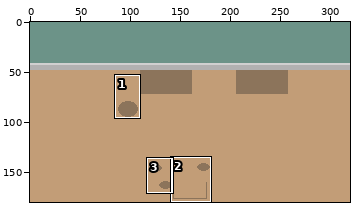
File history of a pixel-art file, Assets/concept.aseprite. The picture above shows the old version from afar; the outline marks the close-up.
Close-up. The starting point:
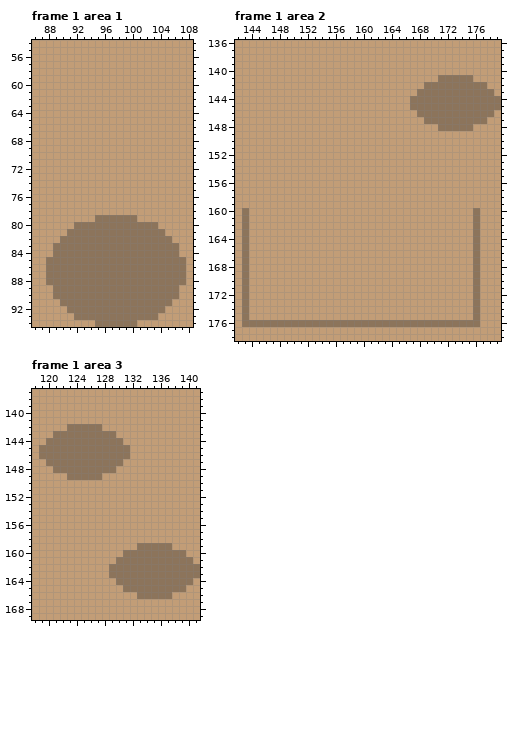
320x180 pixels, 2 frames. Colours within 5 levels of each other are drawn and written as one. Shown: frame 1 area 1: x 86..108, y 54..94; frame 1 area 2: x 142..179, y 136..178; frame 1 area 3: x 118..141, y 137..169. The commit also changed other frames or places, which this record leaves out.
After the commit:
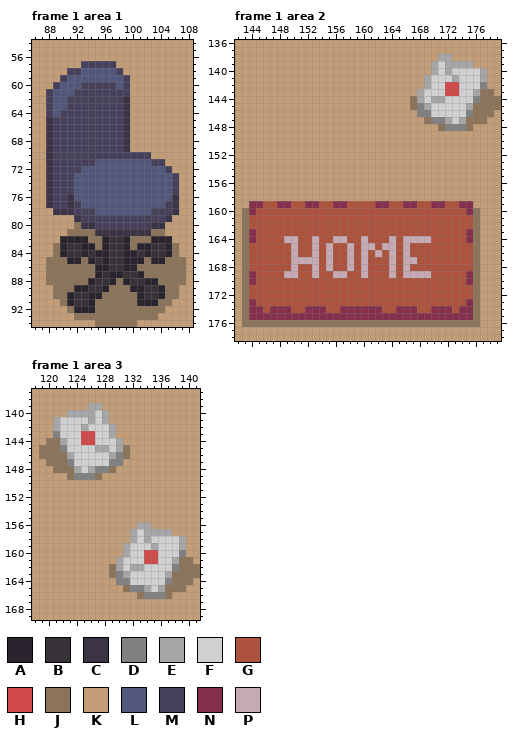
Palette (. is transparent): A #29242d  B #383338  C #3b3346  D #818181  E #a6a6a6  F #d0d0d0  G #ad523c  H #d04a4a  J #8c745b  K #c29d77  L #52577c  M #47405b  N #84304c  P #c6abb4
Change:
layer "Layer 1" now shown
Frame 1 area 1, layer "Layer 1":
y 57: x 93..97 KKKKK -> MMMMM
y 58: x 91..98 KKKKKKKK -> MMLLLLLM
y 59: x 90..99 KKKKKKKKKK -> MLLLLLLLLM
y 60: x 89..99 KKKKKKKKKKK -> MLLLMMMMMLM
y 61: x 88..99 KKKKKKKKKKKK -> MLLLMMMMMMMM
y 62..63: x 88..99 KKKKKKKKKKKK -> MLLMMMMMMMMC
y 64: x 88..99 KKKKKKKKKKKK -> MLMMMMMMMMMC
y 65..69: x 88..99 KKKKKKKKKKKK -> CMMMMMMMMMMC
y 70: x 88..102 KKKKKKKKKKKKKKK -> CMMMMMMMMMMMMMM
y 71: x 88..104 KKKKKKKKKKKKKKKKK -> CMMMMMMLLLLLLLLMM
y 72: x 88..105 KKKKKKKKKKKKKKKKKK -> CMMMMLLLLLLLLLLLLM
y 73..75: x 88..106 KKKKKKKKKKKKKKKKKKK -> CMMMLLLLLLLLLLLLLLM
y 76: x 88..106 KKKKKKKKKKKKKKKKKKK -> CMMCLLLLLLLLLLLLLLC
y 77: x 88..106 KKKKKKKKKKKKKKKKKKK -> CMMCMLLLLLLLLLLLLMC
y 78: x 89..106 KKKKKKKKKKKKKKKKKK -> CCCMMMLLLLLLLLMMMC
y 79: x 92..105 KKKJJJJJJKKKKK -> CMMMMMMMMMMMMC
y 80: x 93..104 JJJJJJJJJJJK -> CCMMMMMMMMCC
y 81: x 95..102 JJJJJJJJ -> CCCCCCCC
y 82: x 90..93 JJJJ -> AAAA; x 96..99 JJJJ -> ABBA; x 103..105 JJJ -> AAA
y 83: x 90..94 JJJJJ -> ABBAA; x 96..99 JJJJ -> ABBA; x 101..105 JJJJJ -> AABBA
y 84: x 90..105 JJJJJJJJJJJJJJJJ -> ABBABAABBAABABBA
y 85: x 91..92 JJ -> AA; x 94..101 JJJJJJJJ -> ABABBAAA; x 103..104 JJ -> AA
y 86: x 95..100 JJJJJJ -> AABBAA
y 87: x 95..101 JJJJJJJ -> ABAABBA
y 88: x 94..97 JJJJ -> ABBA; x 99..103 JJJJJ -> ABBAA
y 89: x 92..96 JJJJJ -> AABBA; x 100..104 JJJJJ -> AABBA
y 90: x 91..95 JJJJJ -> ABBAA; x 101..104 JJJJ -> ABBA
y 91: x 91..94 JJJJ -> ABBA; x 101..103 JJJ -> AAA
y 92: x 92..94 JJJ -> AAA
Frame 1 area 2, layer "Layer 1":
y 138: x 171..172 KK -> EE
y 139: x 170..175 KKKKKK -> EFEEEE
y 140: x 170..177 KKKKKKKK -> EFEFFFFE
y 141: x 169..177 KKJJJJJKK -> EFFFEFFFE
y 142: x 169..177 JJJJJJJJJ -> EFFHHFFFD
y 143: x 168..176 JJJJJJJJJ -> EFFFHHFFE
y 144: x 168..176 JJJJJJJJJ -> EFEEFFFFD
y 145: x 168..175 JJJJJJJJ -> DEFFFFFE
y 146: x 168..175 JJJJJJJJ -> DDFFFFFD
y 147: x 170..174 JJJJJ -> DDEFE
y 148: x 172..174 JJJ -> DDD
y 159: x 144..175 KKKKKKKKKKKKKKKKKKKKKKKKKKKKKKKK -> NNGGNNGGNNGGNNGGGGNNGGNNGGNNGGNN
y 160: x 144..175 KKKKKKKKKKKKKKKKKKKKKKKKKKKKKKKK -> NGGGGGGGGGGGGGGGGGGGGGGGGGGGGGGN
y 161..162: x 144..175 KKKKKKKKKKKKKKKKKKKKKKKKKKKKKKKK -> GGGGGGGGGGGGGGGGGGGGGGGGGGGGGGGG
y 163: x 144..175 KKKKKKKKKKKKKKKKKKKKKKKKKKKKKKKK -> NGGGGGGGGGGGGGGGGGGGGGGGGGGGGGGN
y 164: x 144..175 KKKKKKKKKKKKKKKKKKKKKKKKKKKKKKKK -> NGGGGPPGGPGGPPGGPGGGPGPPPPGGGGGN
y 165: x 144..175 KKKKKKKKKKKKKKKKKKKKKKKKKKKKKKKK -> GGGGGGPGGPGPGGPGPPGPPGPGGGGGGGGG
y 166: x 144..175 KKKKKKKKKKKKKKKKKKKKKKKKKKKKKKKK -> GGGGGGPGGPGPGGPGPGPGPGPGGGGGGGGG
y 167: x 144..175 KKKKKKKKKKKKKKKKKKKKKKKKKKKKKKKK -> GGGGGGPPPPGPGGPGPGGGPGPPGGGGGGGG
y 168: x 144..175 KKKKKKKKKKKKKKKKKKKKKKKKKKKKKKKK -> GGGGGGPGGPGPGGPGPGGGPGPGGGGGGGGG
y 169: x 144..175 KKKKKKKKKKKKKKKKKKKKKKKKKKKKKKKK -> NGGGGPPGGPGGPPGGPGGGPGPPPPGGGGGN
y 170: x 144..175 KKKKKKKKKKKKKKKKKKKKKKKKKKKKKKKK -> NGGGGGGGGGGGGGGGGGGGGGGGGGGGGGGN
y 171..172: x 144..175 KKKKKKKKKKKKKKKKKKKKKKKKKKKKKKKK -> GGGGGGGGGGGGGGGGGGGGGGGGGGGGGGGG
y 173: x 144..175 KKKKKKKKKKKKKKKKKKKKKKKKKKKKKKKK -> NGGGGGGGGGGGGGGGGGGGGGGGGGGGGGGN
y 174: x 144..175 KKKKKKKKKKKKKKKKKKKKKKKKKKKKKKKK -> NNGNNNGGNNNGGNNNNNNGGNNNGGNNNGNN
y 175: x 144..175 KKKKKKKKKKKKKKKKKKKKKKKKKKKKKKKK -> NNNNNNNNNNNNNNNNNNNNNNNNNNNNNNNN
Frame 1 area 3, layer "Layer 1":
y 139: x 126..127 KK -> EE
y 140: x 123..128 KKKKKK -> EEEEFE
y 141: x 121..128 KKKKKKKK -> EFFFFEFE
y 142: x 121..129 KKJJJJJKK -> EFFFEFFFE
y 143: x 121..129 JJJJJJJJJ -> DFFFHHFFE
y 144: x 122..130 JJJJJJJJJ -> EFFHHFFFE
y 145: x 122..130 JJJJJJJJJ -> DFFFFEEFE
y 146: x 123..130 JJJJJJJJ -> EFFFFFED
y 147: x 123..130 JJJJJJJJ -> DFFFFFDD
y 148: x 124..128 JJJJJ -> EFEDD
y 149: x 124..126 JJJ -> DDD
y 156: x 133..134 KK -> EE
y 157: x 132..137 KKKKKK -> EFEEEE
y 158: x 132..139 KKKKKKKK -> EFEFFFFE
y 159: x 131..139 KKJJJJJKK -> EFFFEFFFE
y 160: x 131..139 JJJJJJJJJ -> EFFHHFFFD
y 161: x 130..138 JJJJJJJJJ -> EFFFHHFFE
y 162: x 130..138 JJJJJJJJJ -> EFEEFFFFD
y 163: x 130..137 JJJJJJJJ -> DEFFFFFE
y 164: x 130..137 JJJJJJJJ -> DDFFFFFD
y 165: x 132..136 JJJJJ -> DDEFE
y 166: x 134..136 JJJ -> DDD
